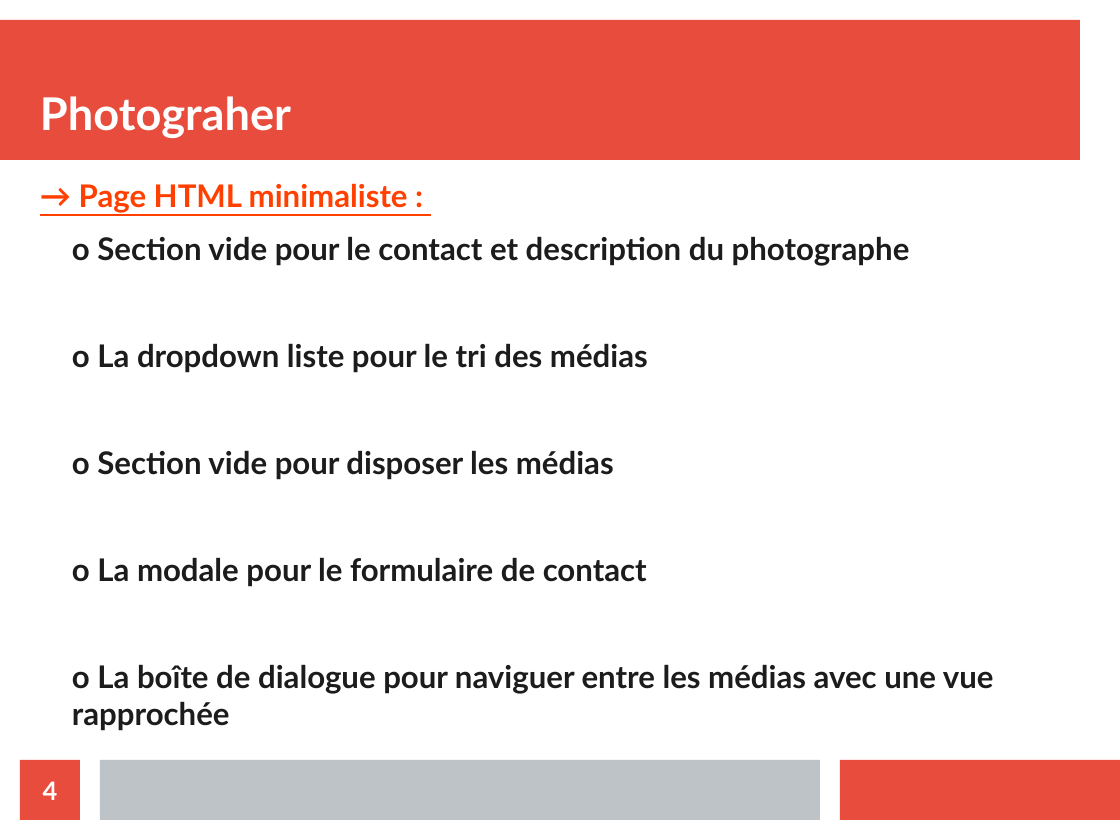
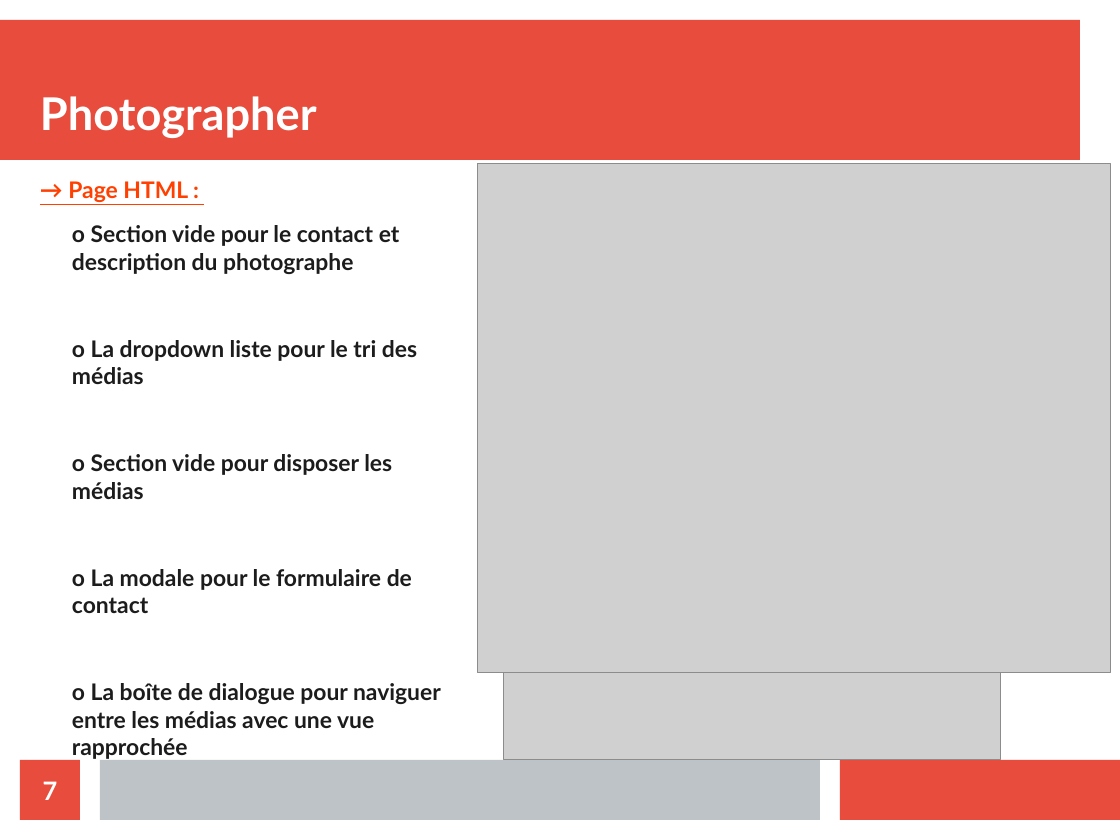
Before and after one commit to xgascon/P6_Fisheye, a slide deck: slide 7 of Présentation P6_XavierGascon.odp (slide 4 before the commit). Drawn at 1120x840 pixels with LibreOffice and Linux fonts; fonts in the diff are those of the drawing; grey boxes stand for pictures. Boxes give left, top, right and bottom in pixels: in the first picture for what was removed or moved away, otherwise in the second. Text is boxed around its words. In the diff, an @@ line names an element or a change of style, - is before the commit and + after.

```diff
--- a/Présentation P6_XavierGascon.odp
+++ b/Présentation P6_XavierGascon.odp
@@ title at <box>40,96,317,138</box>: text changed @@
-Photograher
+Photographer
@@ picture added at <box>478,164,1111,673</box> @@
@@ text at <box>68,181,188,202</box>: text changed; size 22.1 to 16.2 pt @@
-→ Page HTML minimaliste :
+→ Page HTML :
@@ text at <box>72,225,441,759</box>: size 22.1 to 16.2 pt @@
@@ picture added at <box>504,673,1000,760</box> @@
@@ page number at <box>43,781,58,800</box>: text changed @@
-4
+7
```
Also in this commit, not shown: 4 other slides changed, 6 slides added, 3 slides removed, 6 other files.
